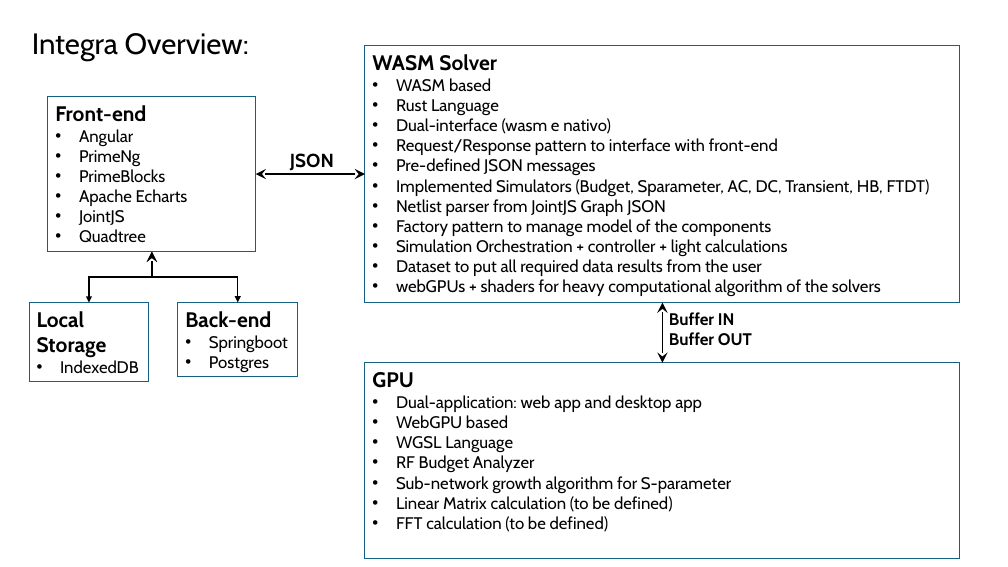
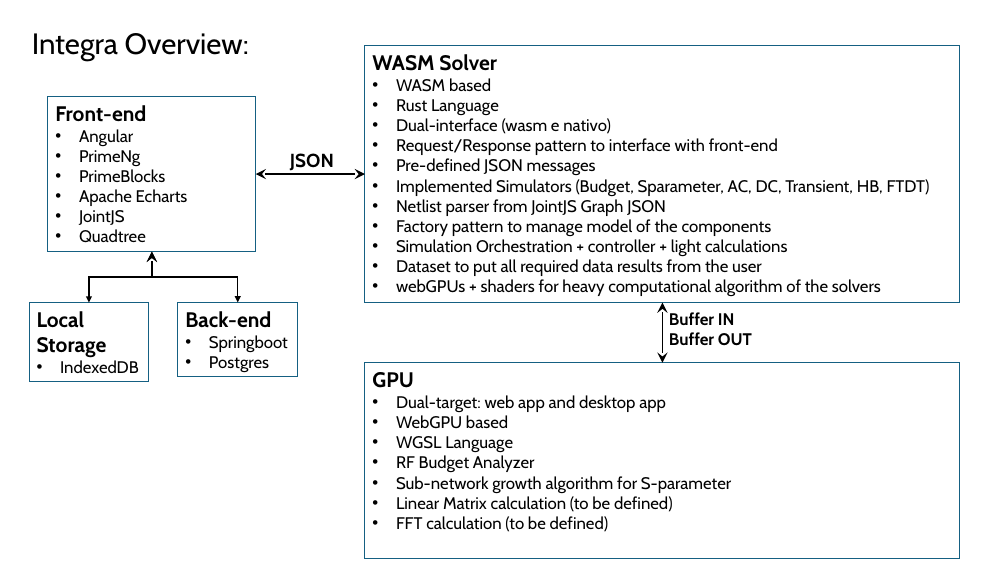
Before and after one commit to Cristiana85/integra-v1.0, a slide deck: slide 2 of INTEGRA Editor Project.pptx (slide 1 before the commit). Drawn at 1008x567 pixels with LibreOffice and Linux fonts; fonts in the diff are those of the drawing. Boxes give left, top, right and bottom in pixels: in the first picture for what was removed or moved away, otherwise in the second. Text is boxed around its words. In the diff, an @@ line names an element or a change of style, - is before the commit and + after.

Commit message:
wip

```diff
--- a/INTEGRA Editor Project.pptx
+++ b/INTEGRA Editor Project.pptx
@@ text in rectangle at <box>396,395,666,412</box>: text changed @@
-• Dual-application: web app and desktop app
+• Dual-target: web app and desktop app
```
Also in this commit, not shown: 1 slide added.
